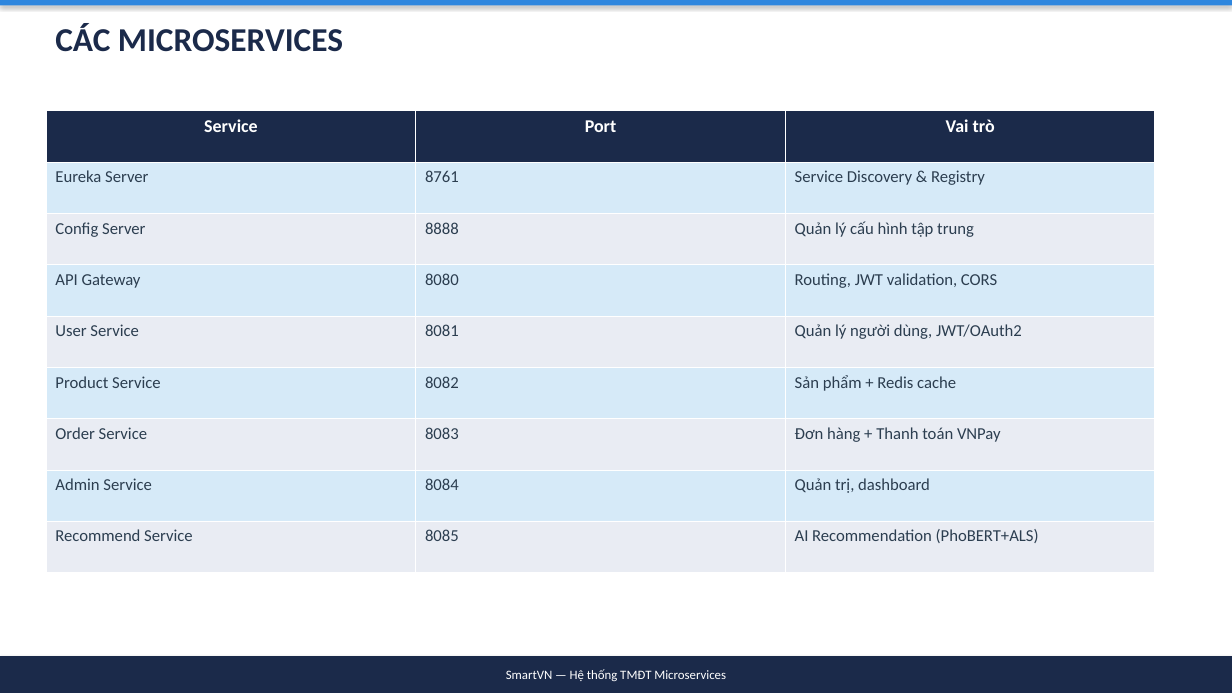
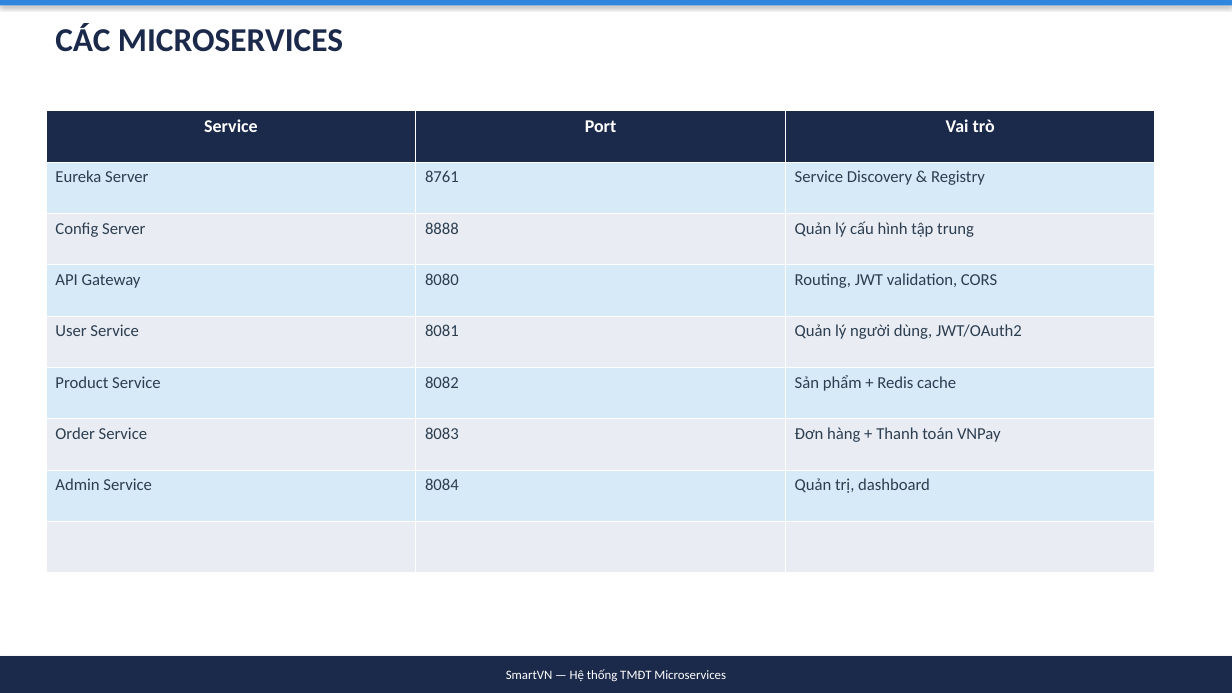
Before and after one commit to simasangggg/smartvn-report, a slide deck: slide 8 of SmartVN-Slides.pptx. Drawn at 1232x693 pixels with LibreOffice and Linux fonts; fonts in the diff are those of the drawing. Boxes give left, top, right and bottom in pixels: in the first picture for what was removed or moved away, otherwise in the second. Text is boxed around its words. In the diff, an @@ line names an element or a change of style, - is before the commit and + after.

Commit message:
refactor: Xóa phần AI Recommendation, giảm xuống 21 slides
- Xóa tất cả nội dung liên quan AI/Recommendation (PhoBERT, ALS)
- Xóa Recommend Service khỏi bảng services
- Xóa slide Recommendation System
- Xóa diagrams/seq-recommend.png
- Giảm 23 → 21 slides
- Regenerate DOCX và PPTX

```diff
--- a/SmartVN-Slides.pptx
+++ b/SmartVN-Slides.pptx
@@ table at box(46, 111, 1155, 573) @@
-row 9: Recommend Service | 8085 | AI Recommendation (PhoBERT+ALS)
+row 9:  |  | 
```
Also in this commit, not shown: 8 other slides changed, 1 slide added, 3 slides removed, 5 other files.
